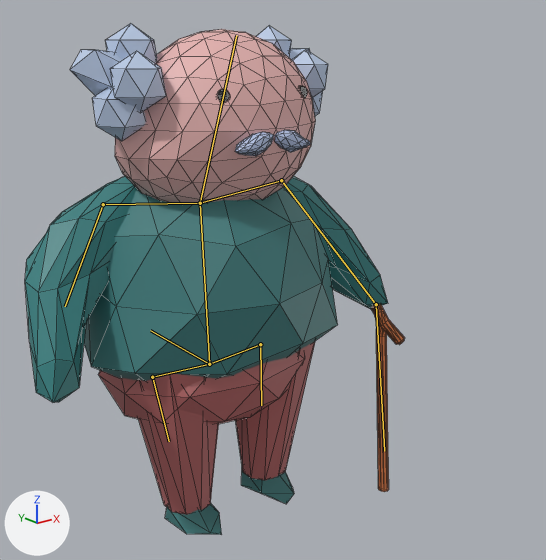
Two versions of the glTF model dist/resources/gltf/marcel.glb, one commit apart.
The view is the same before and after, from a camera (50 mm lens) standing at (-3.26, -4.21, 3.91) and looking at (0.29, 0.22, 2.14). Arrows for +X, +Y and +Z are at lower left; the lights stay in place. The older version comes first. The bones that bend it are drawn over the model as lines. Mesh edges are drawn as thin lines.

Objects in the first picture: 'Marcel'.
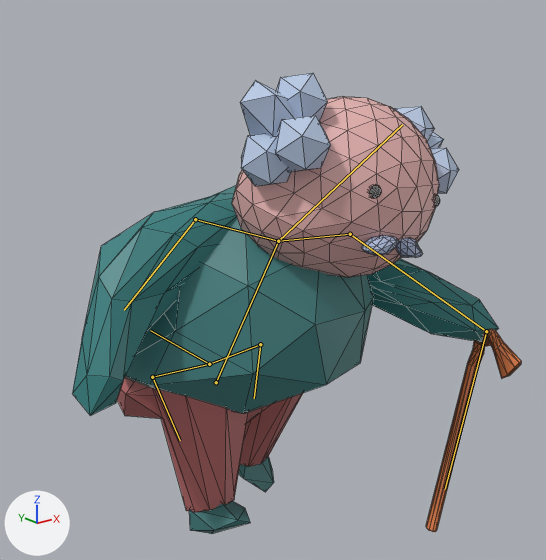
The newer file adds an action. The first version stands in its rest pose; the second is drawn at frame 25 of the action 'Walk'.

What the commit changed:
Bone 'backbone' (bone_backbone) moves from (0.0, 0.0, 0.0) to (0.0, -0.146, 0.082).
Bone 'backbone' (bone_backbone) turns from (0, 0, 0) to (21, 5, -13) degrees about its own x, y and z.
Bone 'arm left' (bone_arm_left) turns from (0, 0, 0) to (51, -19, 3) degrees about its own x, y and z.
Bone 'can' (bone_can) turns from (0, 0, 0) to (-44, -4, 3) degrees about its own x, y and z.
Bone 'leg left' (bone_leg_left) turns from (0, 0, 0) to (7, -3, 20) degrees about its own x, y and z.
Bone 'leg right' (bone_leg_right) turns from (0, 0, 0) to (0, -5, 21) degrees about its own x, y and z.

Changed parts and their boxes (x1, y1, x2, y2) in the pictures (546 x 560 px):
'Marcel', posed (18% wider, 10% shorter)
    before: (25, 23, 404, 534)
    after: (72, 73, 521, 534)
bone 'backbone', root to tip
    before: (209, 364) to (200, 203)
    after: (216, 382) to (278, 241)
bone 'arm left', root to tip
    before: (281, 180) to (376, 304)
    after: (350, 234) to (486, 331)
bone 'can', root to tip
    before: (376, 304) to (384, 451)
    after: (486, 331) to (445, 489)
bone 'leg left', root to tip
    before: (260, 344) to (261, 405)
    after: (260, 344) to (254, 398)
bone 'leg right', root to tip
    before: (152, 377) to (169, 441)
    after: (152, 377) to (180, 440)
